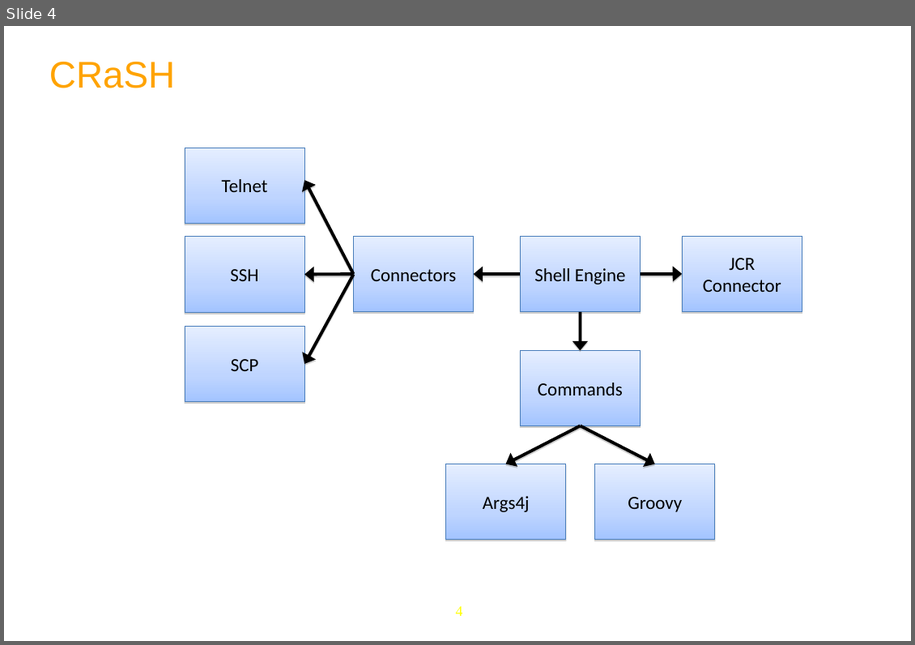
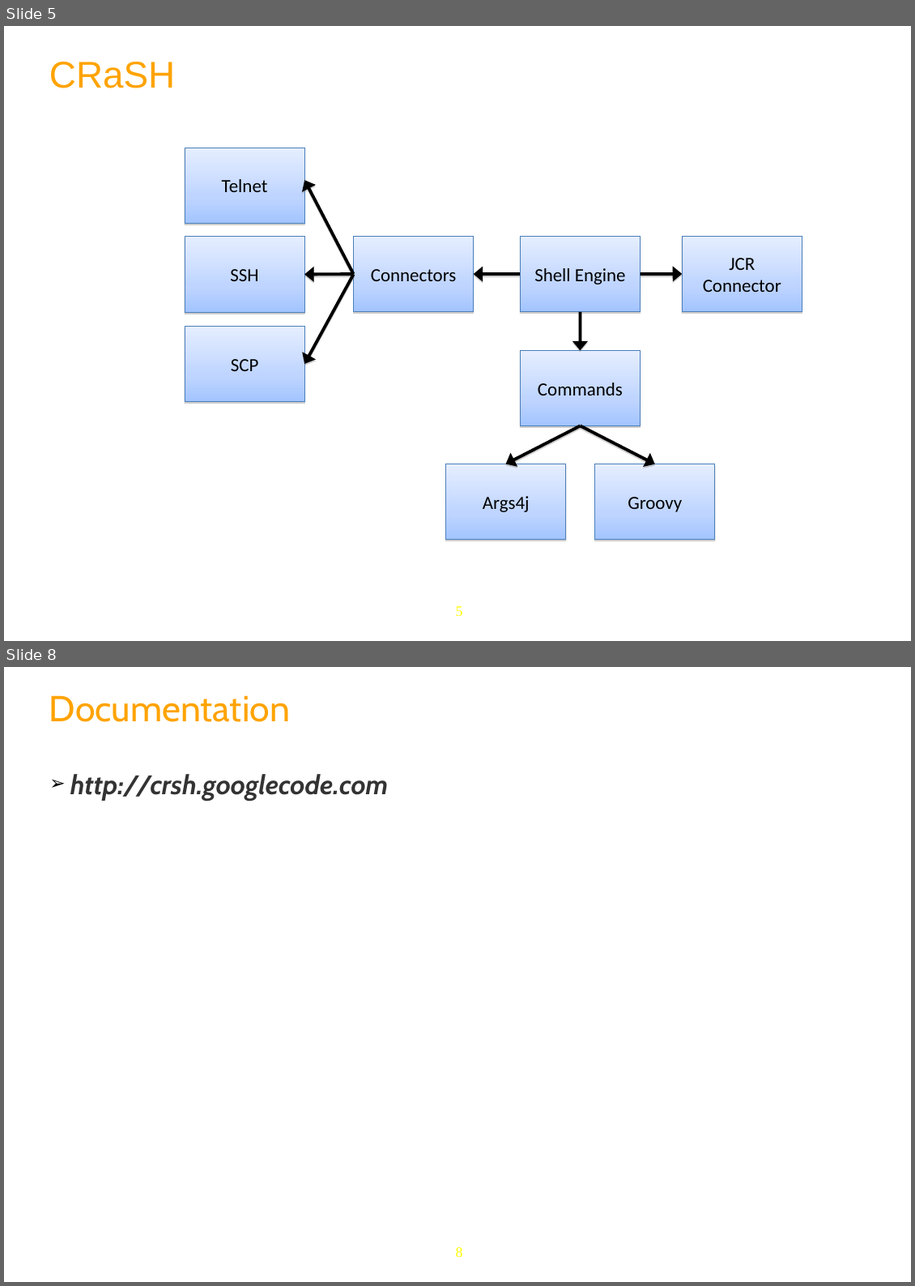
Before and after one commit to anhvurz90/training, a slide deck: slides/exo-developer/en/260-CRaSH-XDev-en.pptx. Shown one above the other, each under a label of ours: slide 4 before the commit, slides 5 and 8 after it; the slides between them are not shown. The pictures are 915x645 and 915x1286 pixels, drawn with LibreOffice and Linux fonts; fonts in the diff are those of the drawing; background and template pictures are left out. Boxes give left, top, right and bottom in pixels: in the first picture for what was removed or moved away, otherwise in the second. Text is boxed around its words. In the diff, an @@ line names an element or a change of style, - is before the commit and + after.

```diff
--- a/slides/exo-developer/en/260-CRaSH-XDev-en.pptx
+++ b/slides/exo-developer/en/260-CRaSH-XDev-en.pptx
@@ slide 8 added at (x1=4, y1=667, x2=911, y2=1282), background #FFFFFF; not listed: 1 template element that a slide beside it also shows @@
@@ title added at (x1=49, y1=695, x2=290, y2=722), 35 pt, text #FFA300 @@
+Documentation
@@ text added at (x1=70, y1=774, x2=389, y2=801), 26 pt, text #333333, bold, italic @@
+➢ http://crsh.googlecode.com
@@ what was slide 4 is now slide 5 @@
@@ page number at (x1=456, y1=606, x2=463, y2=616): text changed @@
-4
+5
```
Also in this commit, not shown: 1 slide changed, 3 other slides added, 1 other file.
